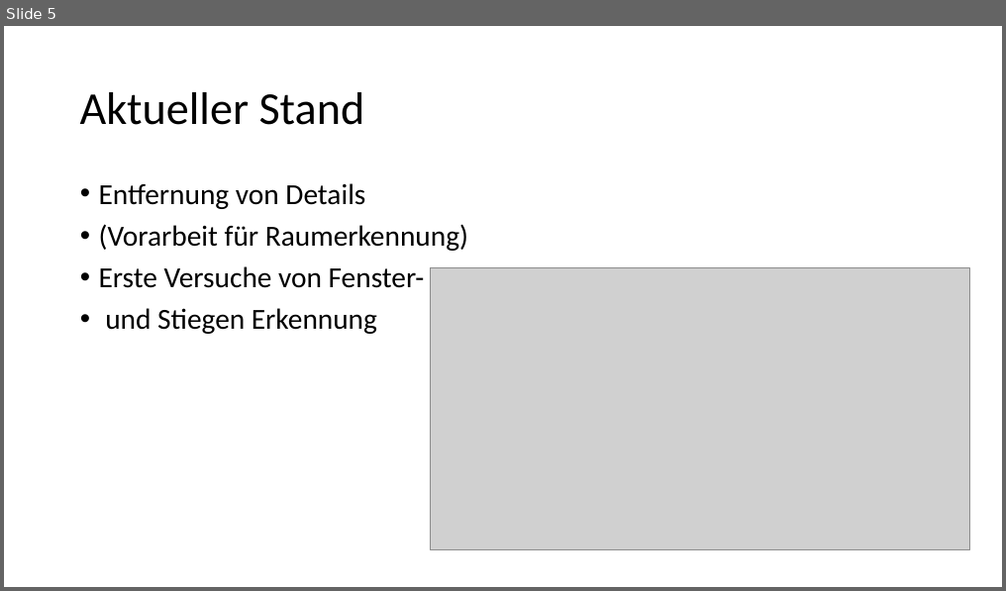
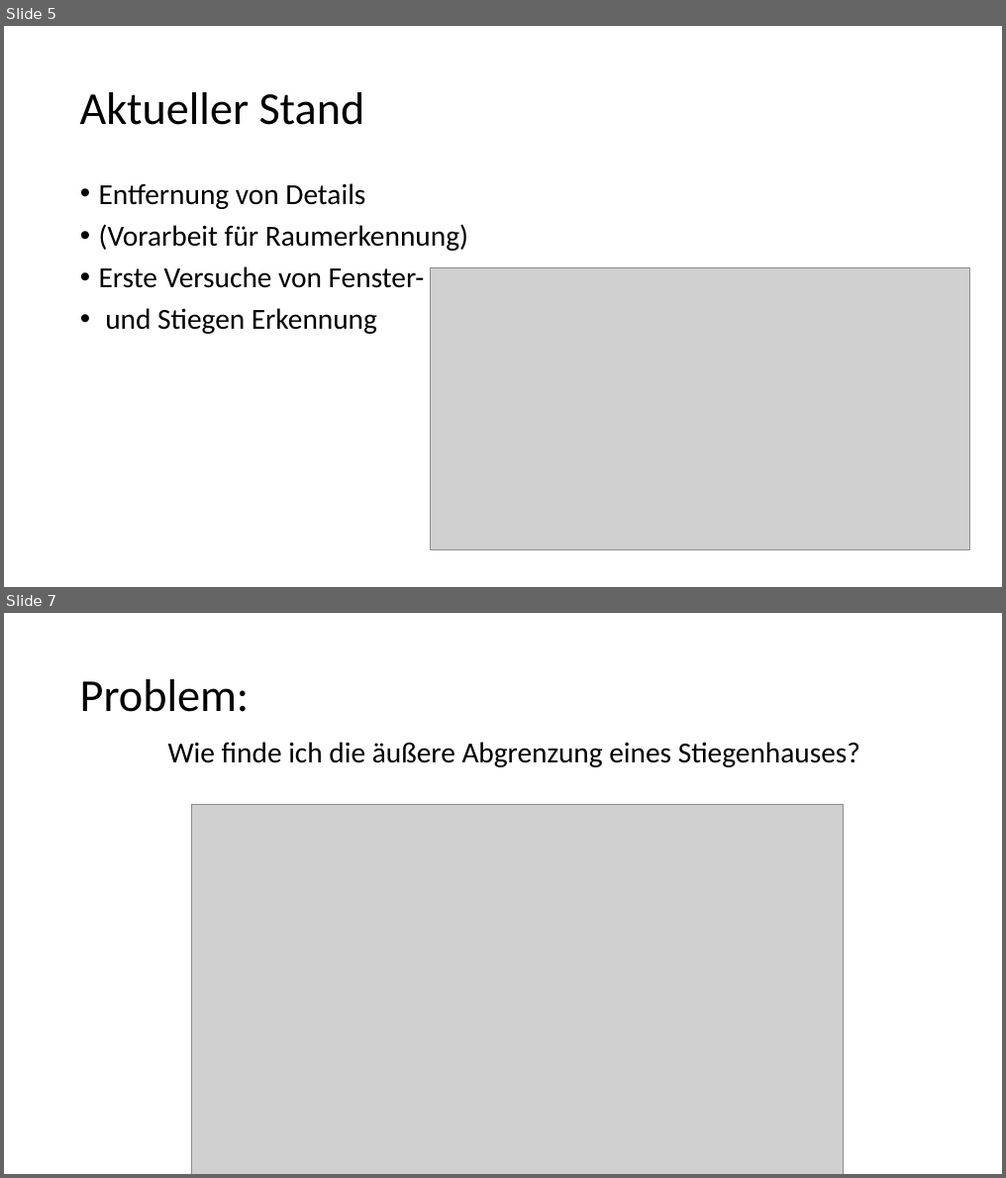
Before and after one commit to flo-lan/roomorithm, a slide deck: EDBVPRAESI.pptx. Shown one above the other, each under a label of ours: slide 5 before the commit, slides 5 and 7 after it; the slides between them are not shown. The pictures are 1006x591 and 1006x1178 pixels, drawn with LibreOffice and Linux fonts; fonts in the diff are those of the drawing; grey boxes stand for pictures. Boxes give left, top, right and bottom in pixels: in the first picture for what was removed or moved away, otherwise in the second. Text is boxed around its words. In the diff, an @@ line names an element or a change of style, - is before the commit and + after.

```diff
--- a/EDBVPRAESI.pptx
+++ b/EDBVPRAESI.pptx
@@ slide 7 added at [4, 613, 1002, 1174], background #FFFFFF @@
@@ text added at [80, 679, 250, 712], 44 pt, text #000000 @@
+Problem:
@@ text added at [168, 742, 860, 767], 28 pt, text #000000 @@
+Wie finde ich die äußere Abgrenzung eines Stiegenhauses?
@@ picture added at [191, 804, 844, 1174] @@
```
Also in this commit, not shown: 3 slides changed.
